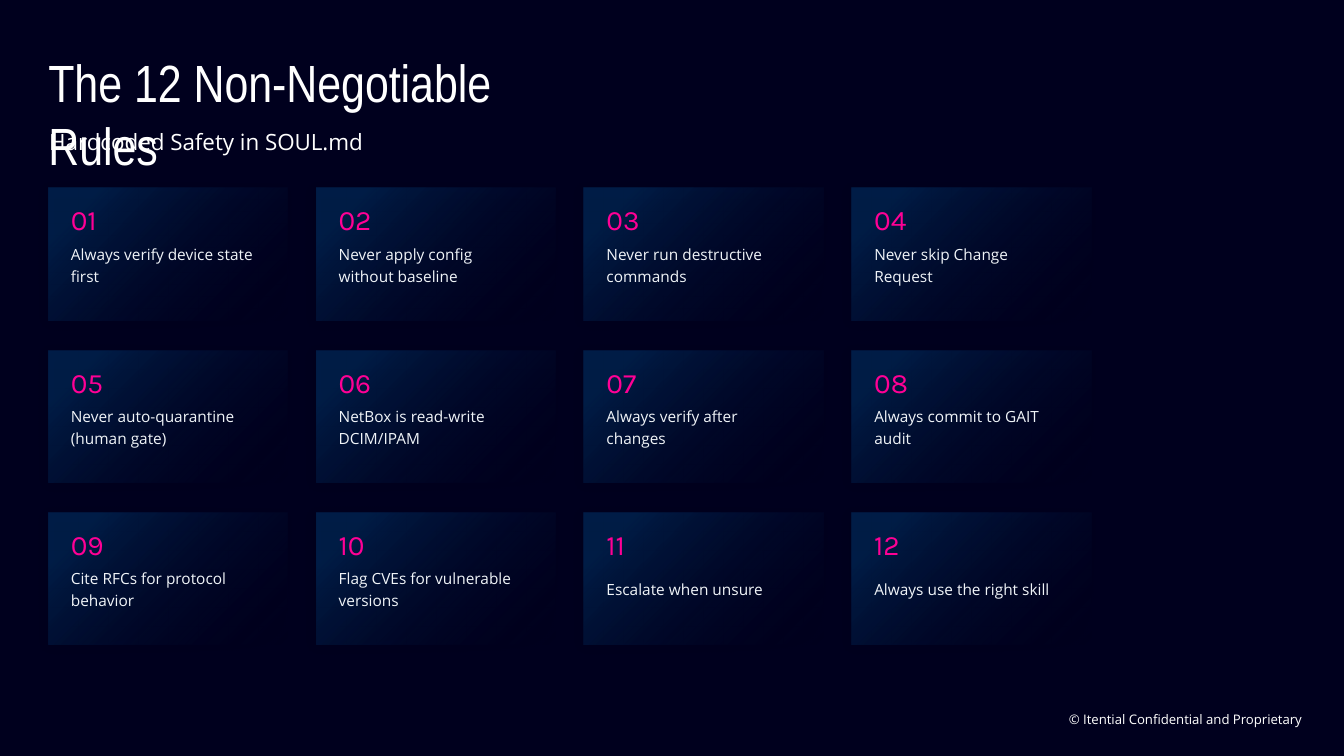
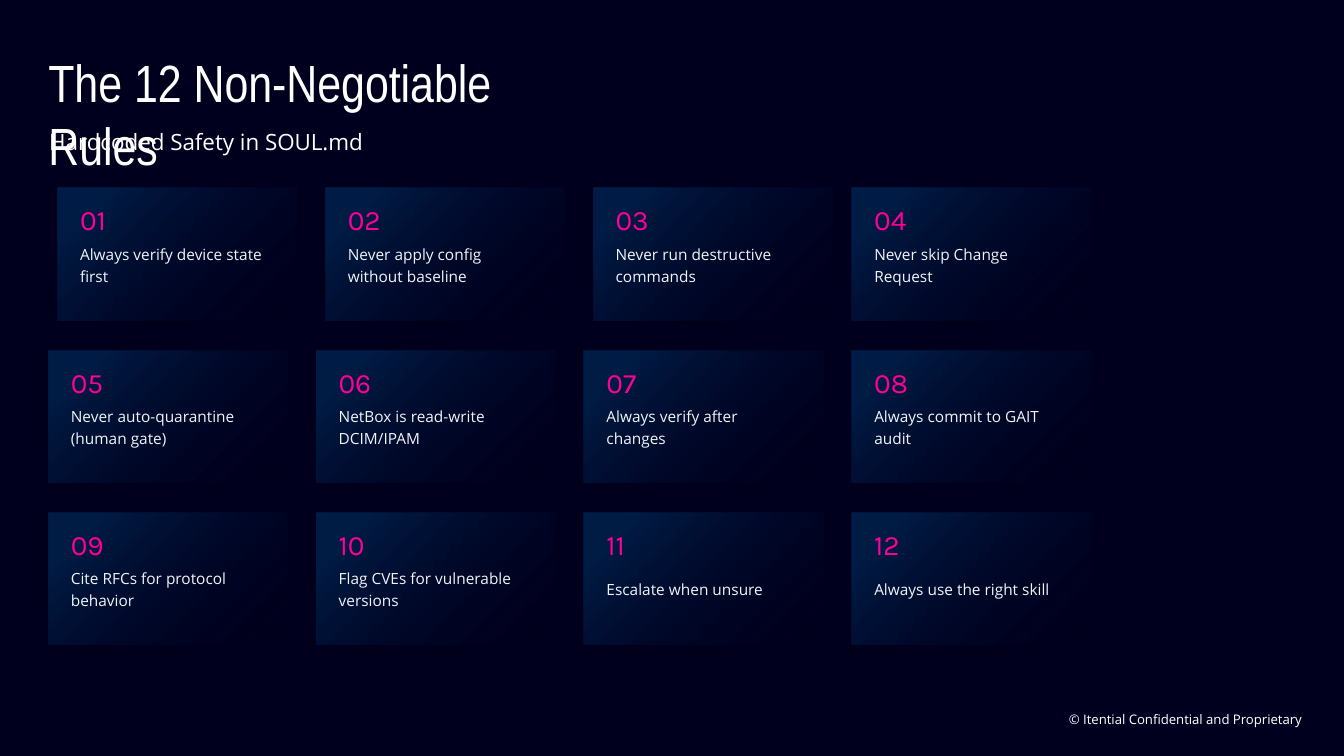
Before and after one commit to automateyournetwork/CiscoLive2026_VibeOpsLounge, a slide deck: slide 19 of Wednesday/02_NetClaw_AgenticNetworkingIsHere/Netclaw.pptx. Drawn at 1344x756 pixels with LibreOffice and Linux fonts; fonts in the diff are those of the drawing; background and template pictures are left out. Boxes give left, top, right and bottom in pixels: in the first picture for what was removed or moved away, otherwise in the second. Text is boxed around its words. In the diff, an @@ line names an element or a change of style, - is before the commit and + after.

```diff
--- a/Wednesday/02_NetClaw_AgenticNetworkingIsHere/Netclaw.pptx
+++ b/Wednesday/02_NetClaw_AgenticNetworkingIsHere/Netclaw.pptx
@@ 6 texts, 3 rectangles: place and size @@
-6 texts, 3 rectangles at <box>48,189,823,321</box>
+6 texts, 3 rectangles at <box>57,189,832,321</box>
```
Also in this commit, not shown: 2 slides added, 5 other files.
